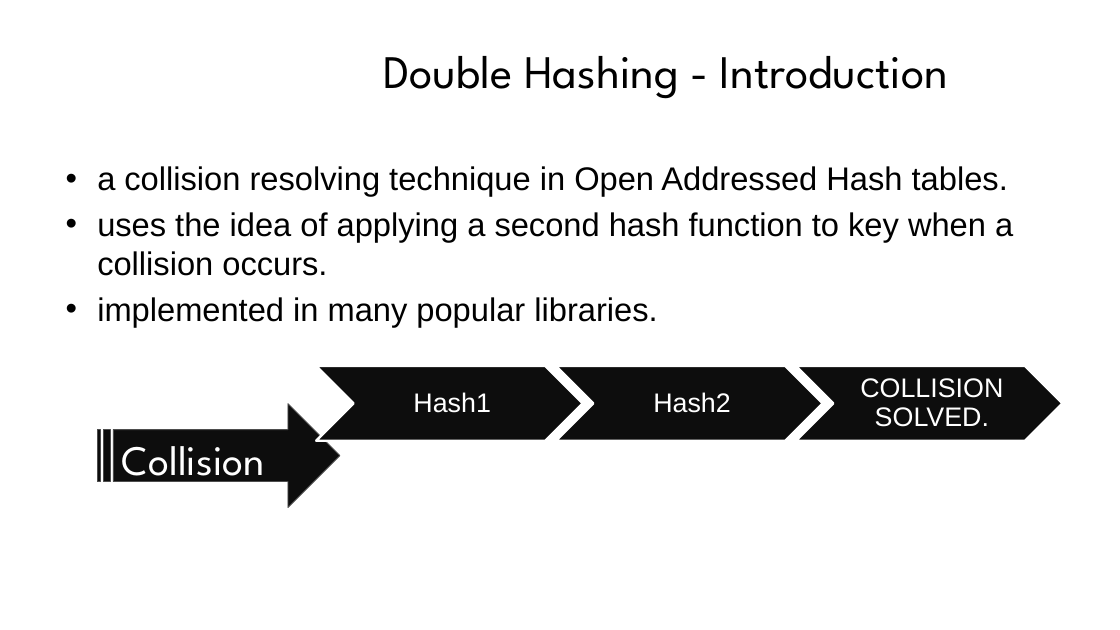
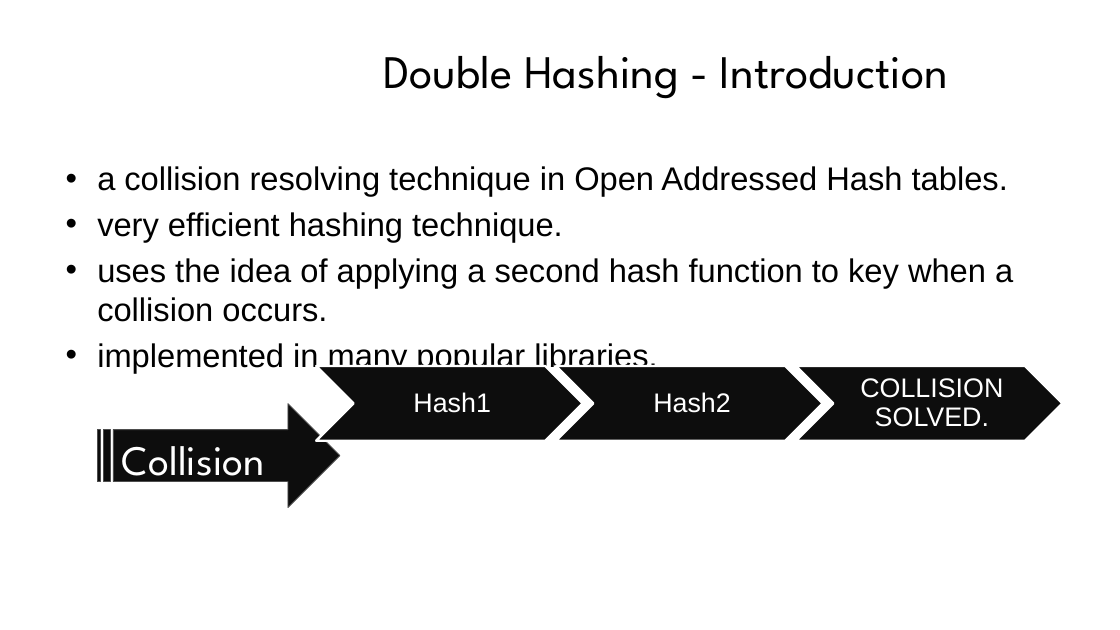
Before and after one commit to praash47/dsa, a slide deck: slide 2 of complete/double_hash.pptx. Drawn at 1120x630 pixels with LibreOffice and Linux fonts; fonts in the diff are those of the drawing; background and template pictures are left out. Boxes give left, top, right and bottom in pixels: in the first picture for what was removed or moved away, otherwise in the second. Text is boxed around its words. In the diff, an @@ line names an element or a change of style, - is before the commit and + after.

```diff
--- a/complete/double_hash.pptx
+++ b/complete/double_hash.pptx
@@ text at (97, 212, 563, 242): paragraph added @@
+• very efficient hashing technique.
```
Also in this commit, not shown: 1 slide added, 5 other files.
